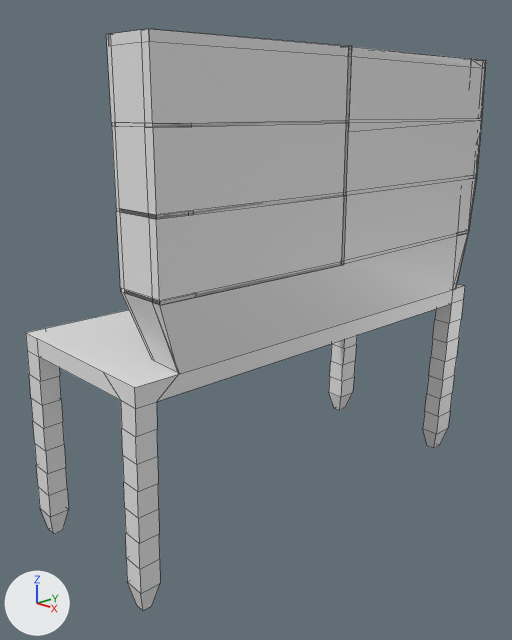
Before and after pictures for a commit that changed the Blender file Assets/Table spécial.blend.
One viewpoint serves both versions: a 50 mm camera at (6.0, -5.96, 4.06) aimed at (-0.05, -0.23, 1.59). The axes (+X, +Y, +Z) are drawn at lower left. The lights are the same throughout. Mesh edges are drawn as thin lines.

Before the edit, the objects in view are built like this:
```python
me_cube = bpy.data.meshes.new('Cube')
me_cube.from_pydata(...)  # 479 vertices, 435 faces; spans x -23.6..30.5, y -1.0..1.0, z -1.1..1.0
me_cube.materials.append(mat_material)  # white #e7e7e7
ob_cube = bpy.data.objects.new('Cube', me_cube)
ob_cube.location = (0.0, 0.0, 1.63)
ob_cube.rotation_euler = (0.0, -1.553, 0.0)  # degrees (0, -89, 0)
ob_cube.scale = (0.1, 2.73, 1.03)
```
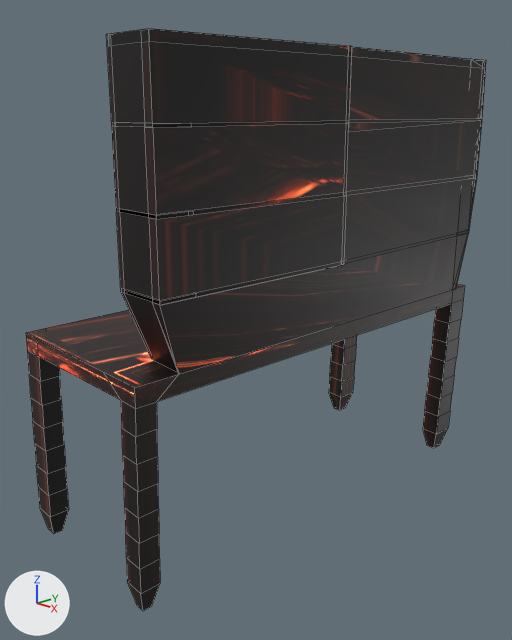
What differs and where, as boxes (x1, y1, x2, y2) in the pictures (512 x 640 px):
'Cube', recoloured (grey to black): (26, 29, 486, 611) in both

What the commit changed:
Picture 'wood-2045380_1920.jpg.001' (img_wood_2045380_1920_jpg_001) is new.
Material 'Material.002' (mat_material_002) is new.
Its texture is img_wood_2045380_1920_jpg_001 (with its transparency).
me_cube has 479 vertices, 435 faces and spans x -23.6..30.5, y -1.0..1.0, z -1.1..1.0.
me_cube no longer uses material mat_material (white #e7e7e7).
me_cube now uses material mat_material_002 (picture img_wood_2045380_1920_jpg_001).
